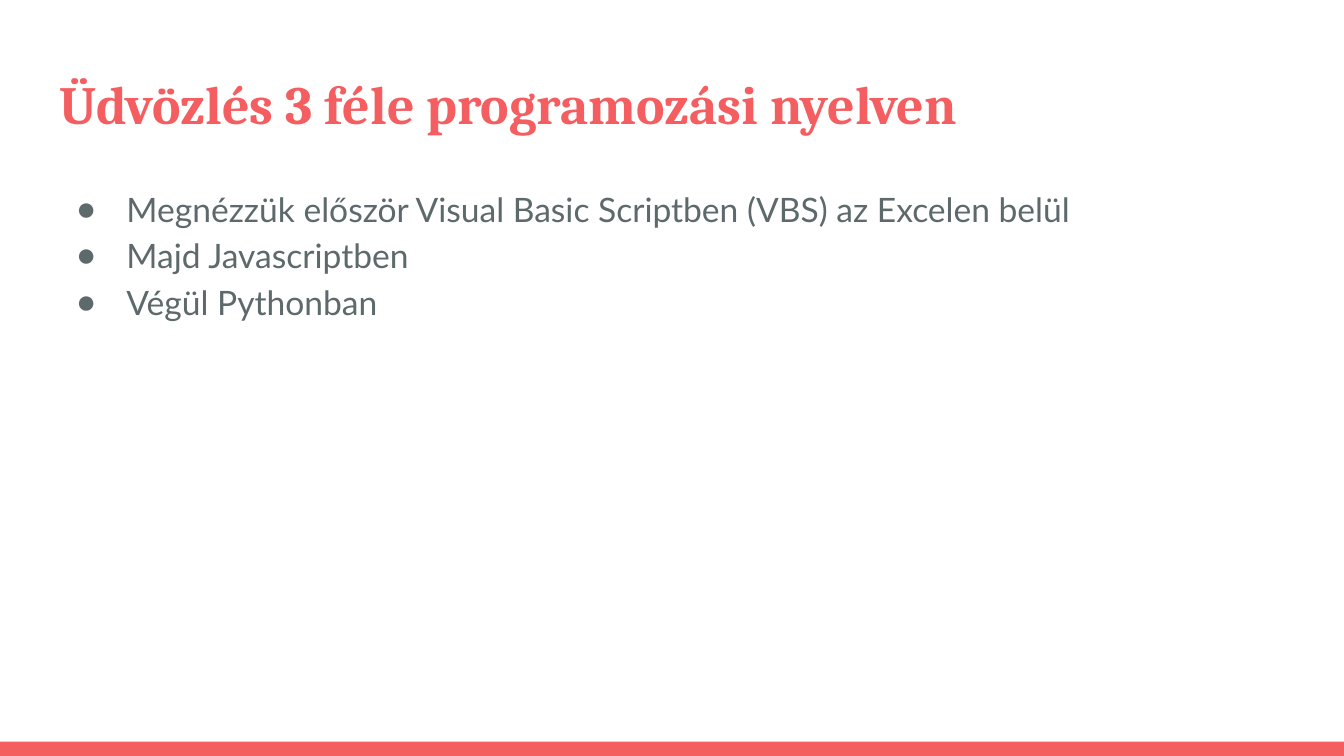
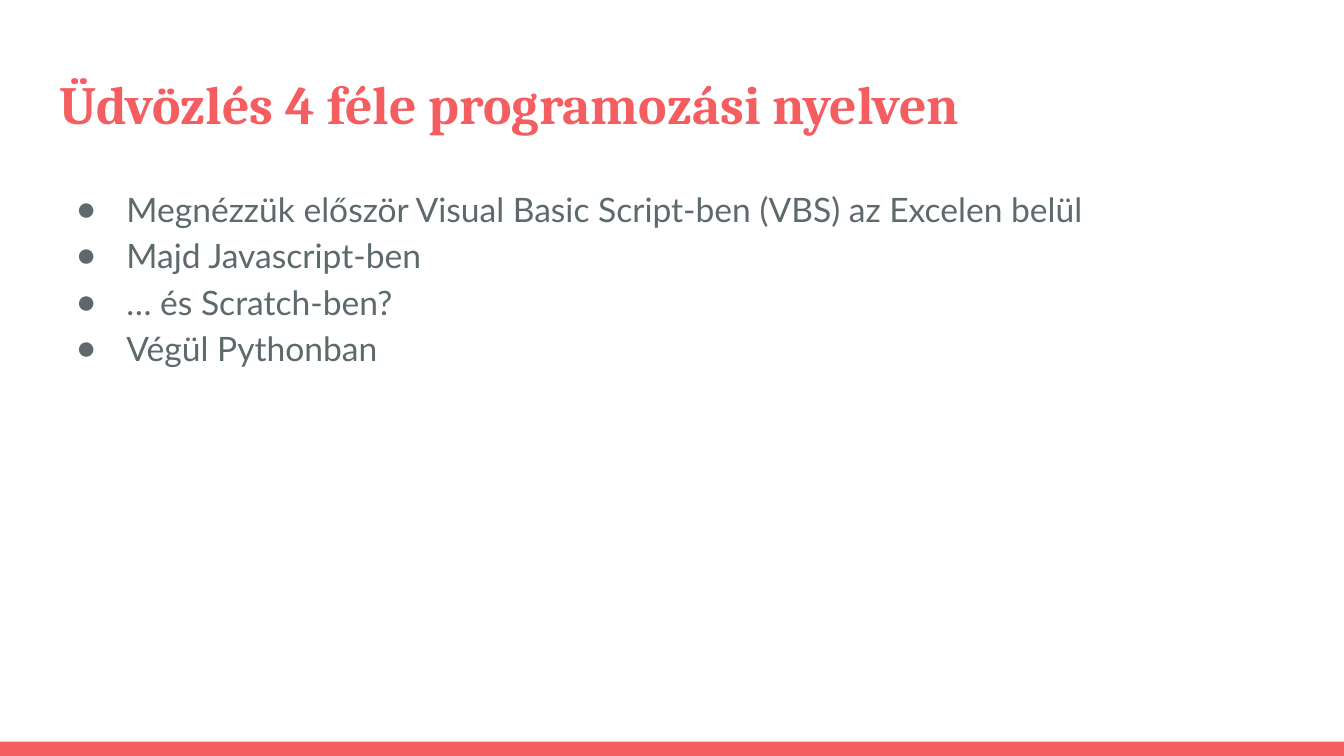
Before and after one commit to pisti72/infoka, a slide deck: slide 6 of prog/Bevezetés a Programozás Világába.pptx. Drawn at 1344x756 pixels with LibreOffice and Linux fonts; fonts in the diff are those of the drawing. Boxes give left, top, right and bottom in pixels: in the first picture for what was removed or moved away, otherwise in the second. Text is boxed around its words. In the diff, an @@ line names an element or a change of style, - is before the commit and + after.

```diff
--- a/prog/Bevezetés a Programozás Világába.pptx
+++ b/prog/Bevezetés a Programozás Világába.pptx
@@ title at (59,78,960,136): text changed @@
-Üdvözlés 3 féle programozási nyelven
+Üdvözlés 4 féle programozási nyelven
@@ text at (126,196,1082,315): text changed @@
-● Megnézzük először Visual Basic Scriptben (VBS) az Excelen belül
-● Majd Javascriptben
+● Megnézzük először Visual Basic Script-ben (VBS) az Excelen belül
+● Majd Javascript-ben
+● … és Scratch-ben?
```
Also in this commit, not shown: 1 slide added, 10 other files.
